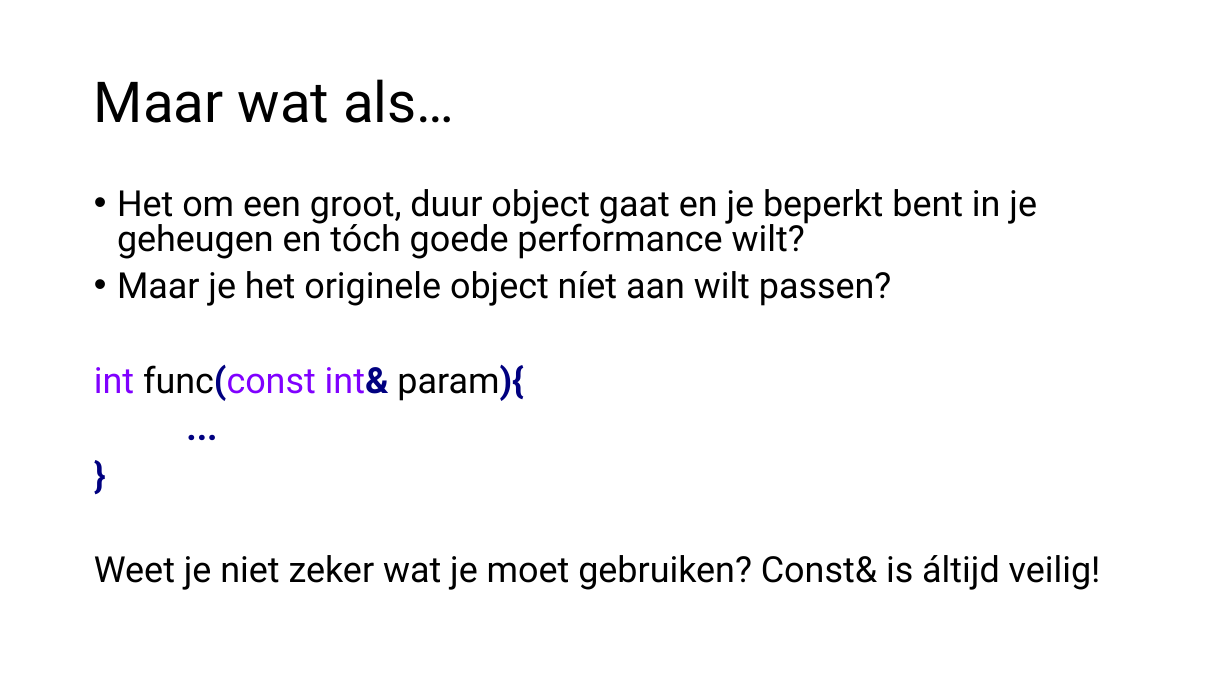
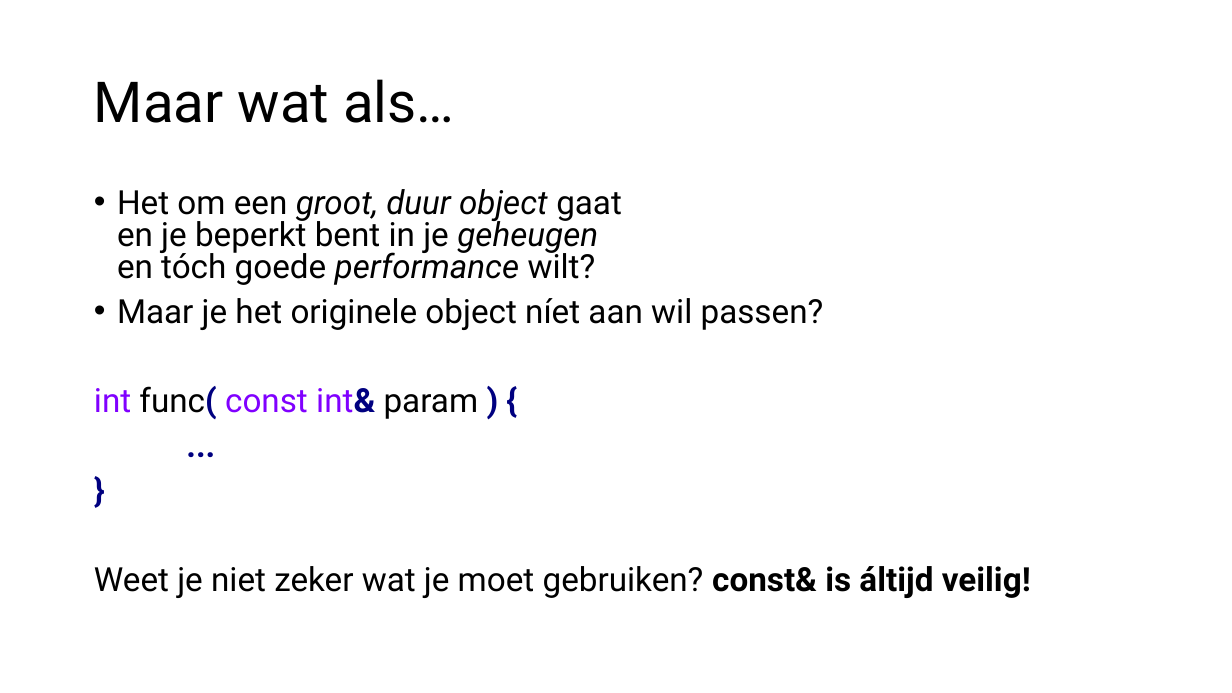
Before and after one commit to HU-TI-DEV/TI-S2, a slide deck: slide 25 of slides/S2_Functions.pptx. Drawn at 1232x693 pixels with LibreOffice and Linux fonts; fonts in the diff are those of the drawing. Boxes give left, top, right and bottom in pixels: in the first picture for what was removed or moved away, otherwise in the second. Text is boxed around its words. In the diff, an @@ line names an element or a change of style, - is before the commit and + after.

Commit message:
Functies slides - iets aangepast (niet inhoudelijk)

```diff
--- a/slides/S2_Functions.pptx
+++ b/slides/S2_Functions.pptx
@@ text at [117, 189, 622, 285]: size 28 to 25.9 pt in "Het om een groot, duur object gaat ...", "...", "}"; italic on in "groot, duur object geheugen performance" @@
@@ text at [94, 298, 824, 419]: text changed; size 28 to 25.9 pt @@
-• Maar je het originele object níet aan wilt passen?
-int func(const int& param){
+• Maar je het originele object níet aan wil passen?
+int func( const int& param ) {
@@ text at [94, 566, 1031, 598]: text changed; size 28 to 25.9 pt @@
-Weet je niet zeker wat je moet gebruiken? Const& is áltijd veilig!
+Weet je niet zeker wat je moet gebruiken? const& is áltijd veilig!
```
Also in this commit, not shown: 18 other slides changed, 1 other file.
